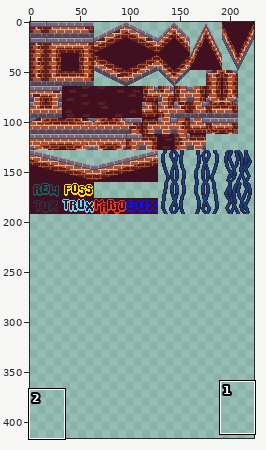
Two states of a sprite sheet, res/gfx/lpc-platform-buildings-klsta.png. The first picture is a wide view before the edit; the outline marks the close-up.
Close-up. Before the edit:
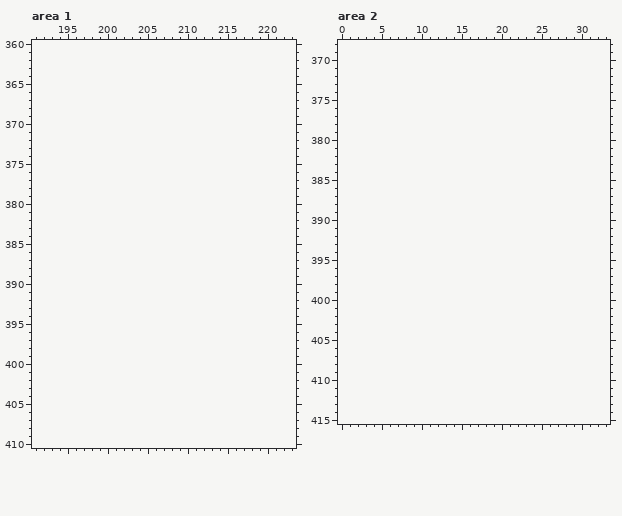
The file is 224x192 pixels. Shown: area 1: x 191..223, y 360..410; area 2: x 0..33, y 368..415. The old version is drawn lined up with the new one, on the new canvas. The commit also changed other parts of the picture, which this record leaves out.
After the commit:
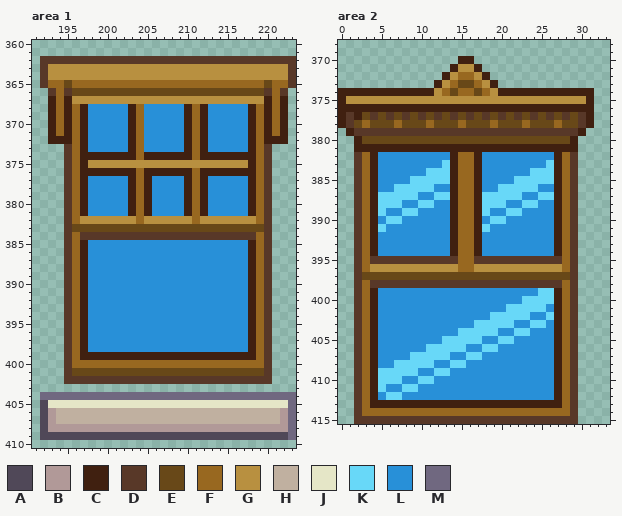
Palette (. is transparent): A #504858  B #b19998  C #402010  D #583828  E #684818  F #986820  G #b89040  H #c0b0a0  J #e5e6c7  K #68d8f8  L #2890d8  M #706880
From old to new:
canvas 224x192 -> 224x416
Area 1:
y 362: x 192..223 ................................ -> DDDDDDDDDDDDDDDDDDDDDDDDDDDDDDDD
y 363..364: x 192..223 ................................ -> DGGGGGGGGGGGGGGGGGGGGGGGGGGGGGGD
y 365: x 192..223 ................................ -> DFFEFFFFFFFFFFFFFFFFFFFFFFFFEFFD
y 366: x 193..222 .............................. -> DFDEEEEEEEEEEEEEEEEEEEEEEEEDFD
y 367: x 193..222 .............................. -> CFCGGGGGGGGGGGGGGGGGGGGGGGGCFC
y 368..371: x 193..222 .............................. -> CFCFCLLLLLCFLLLLLCFCLLLLLCFCFC
y 372: x 193..222 .............................. -> CCCFCLLLLLCFLLLLLCFCLLLLLCFCCC
y 373: x 195..220 .......................... -> DFCLLLLLCFLLLLLCFCLLLLLCFD
y 374: x 195..220 .......................... -> DFCCCCCCCFCCCCCCFCCCCCCCFD
y 375: x 195..220 .......................... -> DFCGGGGGGGGGGGGGGGGGGGGCFD
y 376: x 195..220 .......................... -> DFCCCCCCCFCCCCCCFCCCCCCCFD
y 377..381: x 195..220 .......................... -> DFCLLLLLCFCLLLLCFCLLLLLCFD
y 382: x 195..220 .......................... -> DFGGGGGGGFGGGGGGFGGGGGGGFD
y 383: x 195..220 .......................... -> DEEEEEEEEEEEEEEEEEEEEEEEED
y 384: x 195..220 .......................... -> DFDDDDDDDDDDDDDDDDDDDDDDFD
y 385..398: x 195..220 .......................... -> DFCLLLLLLLLLLLLLLLLLLLLCFD
y 399: x 195..220 .......................... -> DFCCCCCCCCCCCCCCCCCCCCCCFD
y 400: x 195..220 .......................... -> DFFFFFFFFFFFFFFFFFFFFFFFFD
y 401: x 195..220 .......................... -> DEEEEEEEEEEEEEEEEEEEEEEEED
y 402: x 195..220 .......................... -> DDDDDDDDDDDDDDDDDDDDDDDDDD
y 404: x 192..223 ................................ -> MMMMMMMMMMMMMMMMMMMMMMMMMMMMMMMM
y 405: x 192..223 ................................ -> AJJJJJJJJJJJJJJJJJJJJJJJJJJJJJJM
y 406..407: x 192..223 ................................ -> ABHHHHHHHHHHHHHHHHHHHHHHHHHHHHBM
y 408: x 192..223 ................................ -> ABBBBBBBBBBBBBBBBBBBBBBBBBBBBBBM
y 409: x 192..223 ................................ -> AAAAAAAAAAAAAAAAAAAAAAAAAAAAAAAM
Area 2:
y 370: x 15..16 .. -> CC
y 371: x 14..17 .... -> CGGC
y 372: x 13..18 ...... -> CGFFGC
y 373: x 12..19 ........ -> CGFEEFGC
y 374: x 0..31 ................................ -> CCCCCCCCCCCCGFEFFEFGCCCCCCCCCCCC
y 375: x 0..31 ................................ -> CGGGGGGGGGGGGGGGGGGGGGGGGGGGGGGC
y 376: x 0..31 ................................ -> CCCCCCCCCCCCCCCCCCCCCCCCCCCCCCCC
y 377: x 0..31 ................................ -> CDCEDEDEDEDEDEDEDEDEDEDEDEDEDEDC
y 378: x 0..31 ................................ -> CDEFEEEFEEEFEEEFEEEFEEEFEEEFEEDC
y 379: x 1..30 .............................. -> CDDDDDDDDDDDDDDDDDDDDDDDDDDDDC
y 380: x 2..29 ............................ -> CEEEEEEEEEEEEEEEEEEEEEEEEEEC
y 381: x 2..29 ............................ -> CCCCCCCCCCCCCCCCCCCCCCCCCCCC
y 382: x 2..29 ............................ -> DFCLLLLLLLLLCFFCLLLLLLLLLCFD
y 383: x 2..29 ............................ -> DFCLLLLLLLLKCFFCLLLLLLLLKCFD
y 384: x 2..29 ............................ -> DFCLLLLLLKKKCFFCLLLLLLKKKCFD
y 385: x 2..29 ............................ -> DFCLLLLKKKKKCFFCLLLLKKKKKCFD
y 386: x 2..29 ............................ -> DFCLLKKKKKLLCFFCLLKKKKKLLCFD
y 387: x 2..29 ............................ -> DFCKKKKKLLKKCFFCKKKKKLLKKCFD
y 388: x 2..29 ............................ -> DFCKKKLLKKLLCFFCKKKLLKKLLCFD
y 389: x 2..29 ............................ -> DFCKLLKKLLLLCFFCKLLKKLLLLCFD
y 390: x 2..29 ............................ -> DFCLKKLLLLLLCFFCLKKLLLLLLCFD
y 391: x 2..29 ............................ -> DFCKLLLLLLLLCFFCKLLLLLLLLCFD
y 392..394: x 2..29 ............................ -> DFCLLLLLLLLLCFFCLLLLLLLLLCFD
y 395: x 2..29 ............................ -> DFDDDDDDDDDDDFFDDDDDDDDDDDFD
y 396: x 2..29 ............................ -> DFGGGGGGGGGGGFFGGGGGGGGGGGFD
y 397: x 2..29 ............................ -> DEEEEEEEEEEEEEEEEEEEEEEEEEED
y 398: x 2..29 ............................ -> DFDDDDDDDDDDDDDDDDDDDDDDDDFD
y 399: x 2..29 ............................ -> DFCLLLLLLLLLLLLLLLLLLLLKKCFD
y 400: x 2..29 ............................ -> DFCLLLLLLLLLLLLLLLLLLKKKKCFD
y 401: x 2..29 ............................ -> DFCLLLLLLLLLLLLLLLLKKKKKLCFD
y 402: x 2..29 ............................ -> DFCLLLLLLLLLLLLLLKKKKKLLKCFD
y 403: x 2..29 ............................ -> DFCLLLLLLLLLLLLKKKKKLLKKLCFD
y 404: x 2..29 ............................ -> DFCLLLLLLLLLLKKKKKLLKKLLLCFD
y 405: x 2..29 ............................ -> DFCLLLLLLLLKKKKKLLKKLLLLLCFD
y 406: x 2..29 ............................ -> DFCLLLLLLKKKKKLLKKLLLLLLLCFD
y 407: x 2..29 ............................ -> DFCLLLLKKKKKLLKKLLLLLLLLLCFD
y 408: x 2..29 ............................ -> DFCLLKKKKKLLKKLLLLLLLLLLLCFD
y 409: x 2..29 ............................ -> DFCKKKKKLLKKLLLLLLLLLLLLLCFD
y 410: x 2..29 ............................ -> DFCKKKLLKKLLLLLLLLLLLLLLLCFD
y 411: x 2..29 ............................ -> DFCKLLKKLLLLLLLLLLLLLLLLLCFD
y 412: x 2..29 ............................ -> DFCLKKLLLLLLLLLLLLLLLLLLLCFD
y 413: x 2..29 ............................ -> DFCCCCCCCCCCCCCCCCCCCCCCCCFD
y 414: x 2..29 ............................ -> DFFFFFFFFFFFFFFFFFFFFFFFFFFD
y 415: x 2..29 ............................ -> DDDDDDDDDDDDDDDDDDDDDDDDDDDD
Boxes around the changes in both close-ups, in picture pixels (x1, y1, x2, y2):
added: (40, 56, 296, 440)
added: (338, 56, 594, 424)
